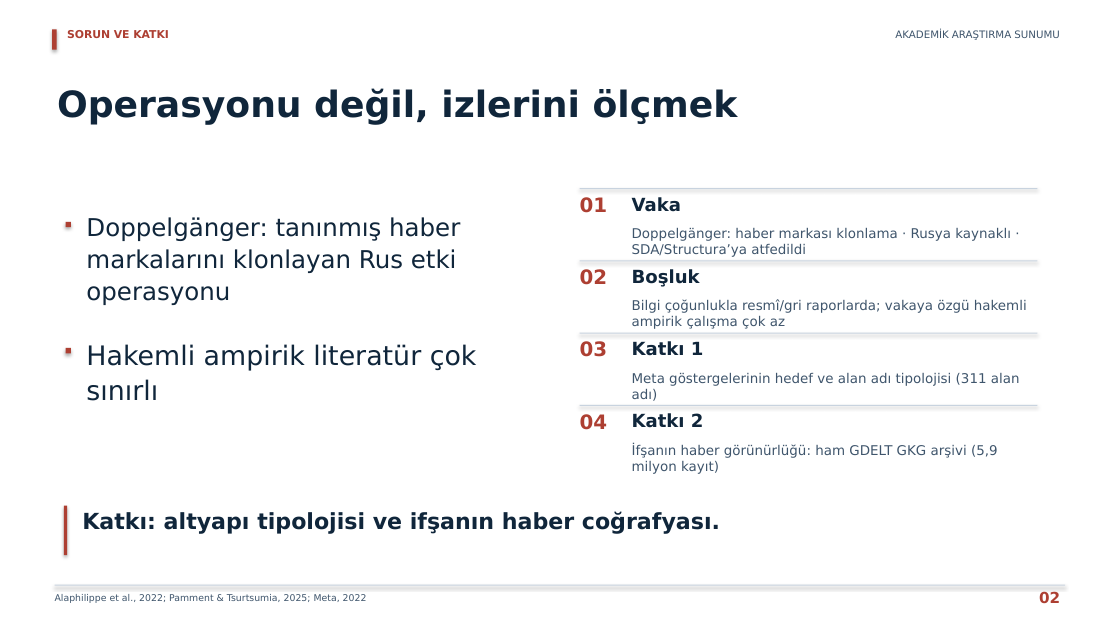
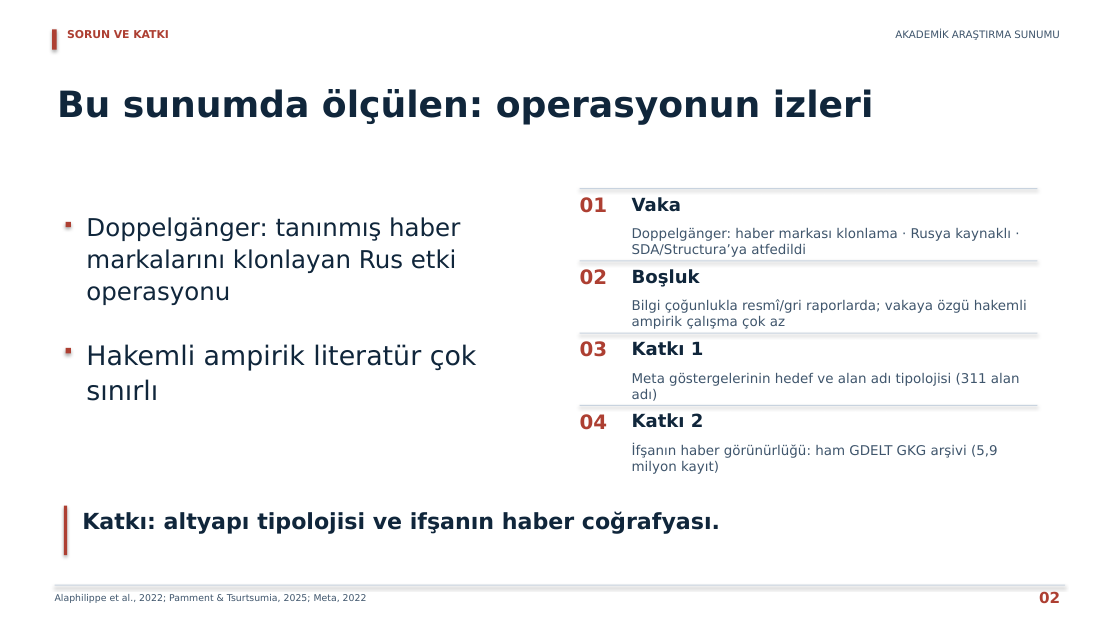
Before and after one commit to erdemkulaclii/SUNUM, a slide deck: slide 2 of output/AKADEMIK_ODAKLI_SUNUM.pptx. Drawn at 1120x630 pixels with LibreOffice and Linux fonts; fonts in the diff are those of the drawing. Boxes give left, top, right and bottom in pixels: in the first picture for what was removed or moved away, otherwise in the second. Text is boxed around its words. In the diff, an @@ line names an element or a change of style, - is before the commit and + after.

```diff
--- a/output/AKADEMIK_ODAKLI_SUNUM.pptx
+++ b/output/AKADEMIK_ODAKLI_SUNUM.pptx
@@ text at (57,89,874,125): text changed @@
-Operasyonu değil, izlerini ölçmek
+Bu sunumda ölçülen: operasyonun izleri
```
Also in this commit, not shown: 4 other slides changed, 55 other files.
